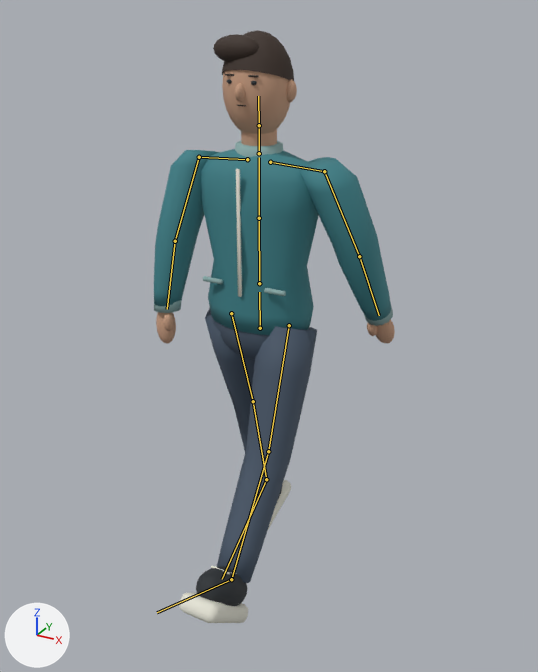
Two versions of the FBX model Assets/DrivingSchool/Art/Pedestrians/DS_Pedestrian_A.fbx, one commit apart.
One viewpoint serves both versions: a 50 mm lens placed at (1.085, -1.913, 1.856), pointed at (0.06, -0.05, 0.924). Arrows for +X, +Y and +Z are at lower left; the lights stay in place. The picture after the commit comes second. Both versions are drawn at frame 14 of the action 'Walk'; the numbers are the values there. The bones that change, and the others that lie on the model, are drawn over the model as lines.

The first picture shows 'DS_Pedestrian_A_Body'.
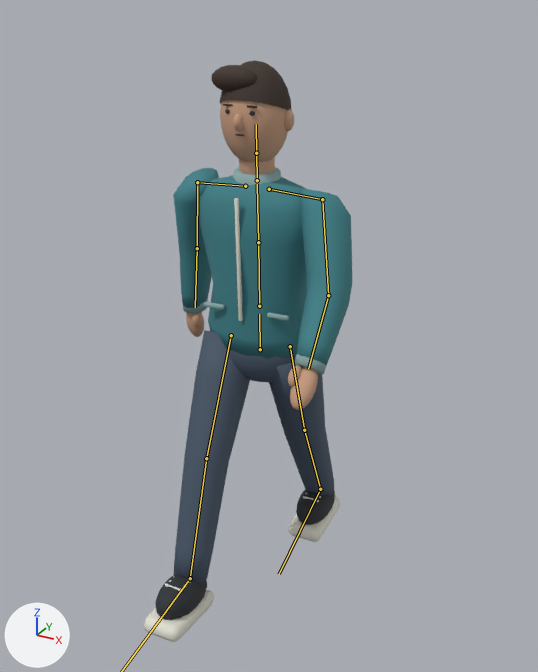
What differs and where, as boxes [x1, y1, x2, y2] in the pictures (538 x 672 px):
'DS_Pedestrian_A_Body', posed (14% narrower): before [154, 30, 395, 623]; after [144, 60, 352, 642]
bone 'Hips', root to tip: before (260, 328) to (259, 292); after (260, 349) to (259, 314)
bone 'Spine', root to tip: before (259, 283) to (259, 218); after (259, 306) to (258, 242)
bone 'Chest', root to tip: before (259, 218) to (259, 157); after (258, 242) to (257, 184)
bone 'Head', root to tip: before (259, 125) to (258, 96); after (256, 153) to (256, 124)
bone 'UpperArm_L', root to tip: before (324, 171) to (359, 256); after (322, 199) to (328, 295)
bone 'Forearm_L', root to tip: before (359, 256) to (379, 315); after (328, 295) to (308, 368)
bone 'UpperArm_R', root to tip: before (199, 157) to (175, 241); after (197, 182) to (197, 248)
bone 'Forearm_R', root to tip: before (175, 241) to (167, 309); after (197, 248) to (195, 307)
bone 'UpperLeg_L', root to tip: before (289, 325) to (268, 451); after (290, 346) to (304, 430)
bone 'LowerLeg_L', root to tip: before (268, 451) to (231, 579); after (304, 430) to (320, 489)
bone 'Foot_L', root to tip: before (231, 579) to (157, 612); after (320, 489) to (279, 574)
bone 'UpperLeg_R', root to tip: before (231, 313) to (253, 401); after (231, 335) to (206, 458)
bone 'LowerLeg_R', root to tip: before (253, 401) to (266, 479); after (206, 458) to (190, 578)

The edits, one by one:
Bone 'Hips' (bone_hips) moves from (0.0, 0.01, 0.0) to (0.0, -0.066, 0.0).
Bone 'Hips' (bone_hips) turns from (0, 0, 0) to (0, 4, 0) degrees about its own x, y and z.
Bone 'Spine' (bone_spine) turns from (0, 0, 0) to (2, 0, 0) degrees about its own x, y and z.
Bone 'Chest' (bone_chest) turns from (0, -2, 0) to (0, -6, 0) degrees about its own x, y and z.
Bone 'Head' (bone_head) turns from (0, 0, 0) to (-2, 1, 0) degrees about its own x, y and z.
Bone 'UpperArm_L' (bone_upperarm_l) turns from (15, 0, 0) to (-20, -7, -5) degrees about its own x, y and z.
Bone 'Forearm_L' (bone_forearm_l) turns from (12, 0, 0) to (-19, -3, -2) degrees about its own x, y and z.
Bone 'UpperArm_R' (bone_upperarm_r) turns from (-15, 0, 0) to (18, -4, -6) degrees about its own x, y and z.
Bone 'Forearm_R' (bone_forearm_r) turns from (8, 0, 0) to (-12, 2, 1) degrees about its own x, y and z.
Bone 'UpperLeg_L' (bone_upperleg_l) turns from (-19, 0, 0) to (21, 0, 0) degrees about its own x, y and z.
Bone 'LowerLeg_L' (bone_lowerleg_l) turns from (-17, 0, 0) to (6, 0, 0) degrees about its own x, y and z.
Bone 'Foot_L' (bone_foot_l) turns from (-5, 0, 0) to (-26, 0, 0) degrees about its own x, y and z.
Bone 'UpperLeg_R' (bone_upperleg_r) turns from (19, 0, 0) to (-27, 0, 0) degrees about its own x, y and z.
Bone 'LowerLeg_R' (bone_lowerleg_r) turns from (-5, 0, 0) to (8, 0, 0) degrees about its own x, y and z.
Bone 'Foot_R' (bone_foot_r) turns from (5, 0, 0) to (9, 0, 0) degrees about its own x, y and z.
